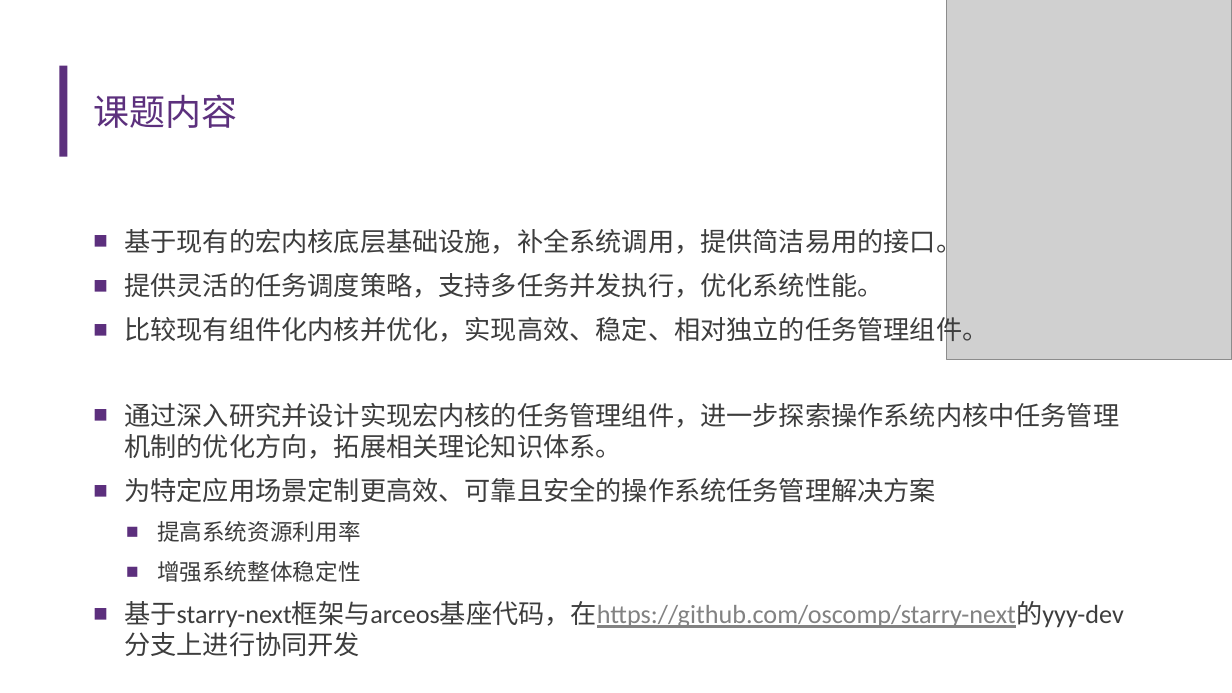
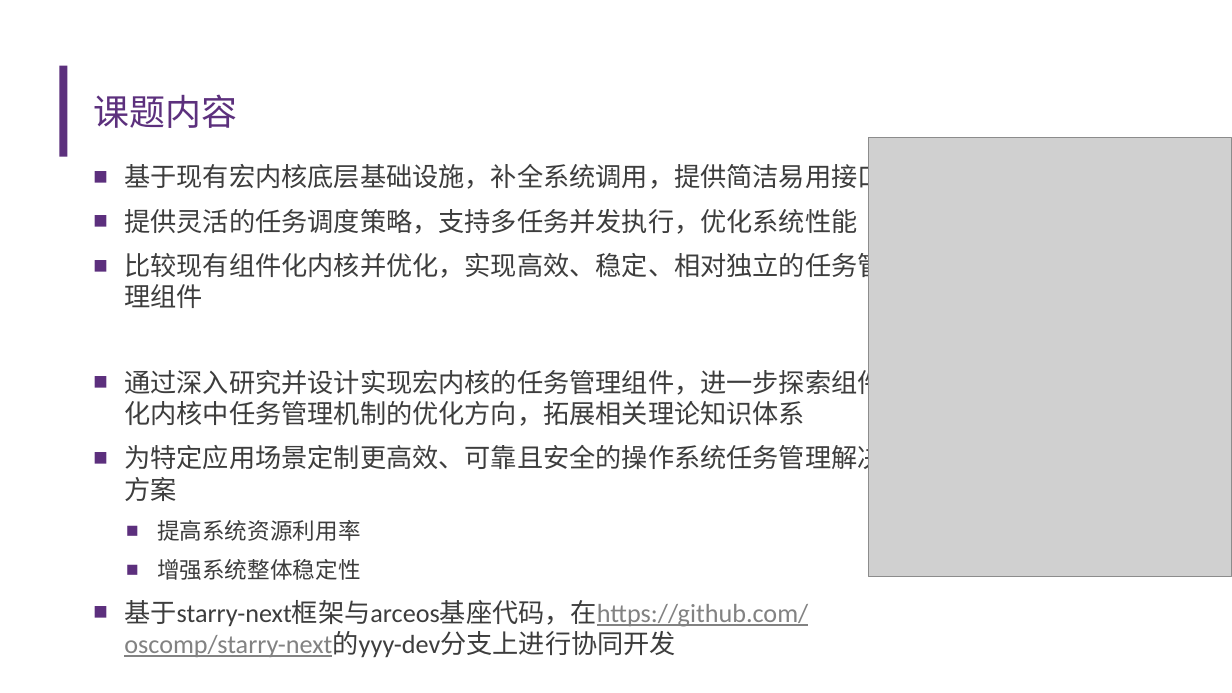
Before and after one commit to y3none/GraduationProjectRecords, a slide deck: slide 3 of docs/汇报ppt/中期汇报-俞颖妍.pptx. Drawn at 1232x693 pixels with LibreOffice and Linux fonts; fonts in the diff are those of the drawing; grey boxes stand for pictures; background and template pictures are left out. Boxes give left, top, right and bottom in pixels: in the first picture for what was removed or moved away, otherwise in the second. Text is boxed around its words. In the diff, an @@ line names an element or a change of style, - is before the commit and + after.

```diff
--- a/docs/汇报ppt/中期汇报-俞颖妍.pptx
+++ b/docs/汇报ppt/中期汇报-俞颖妍.pptx
@@ picture removed at [947, 0, 1232, 360] @@
@@ picture added at [869, 138, 1232, 578] @@
@@ text "基于现有宏内核底层基础设施，补全系统调用，提供简洁易用接口": place and size @@
-text "基于现有宏内核底层基础设施，补全系统调用，提供简洁易用接口" at [124, 224, 1124, 628]
+text "基于现有宏内核底层基础设施，补全系统调用，提供简洁易用接口" at [124, 159, 883, 658]
@@ text at [124, 159, 883, 426]: text changed @@
-■ 基于现有的宏内核底层基础设施，补全系统调用，提供简洁易用的接口。
-■ 提供灵活的任务调度策略，支持多任务并发执行，优化系统性能。
-■ 比较现有组件化内核并优化，实现高效、稳定、相对独立的任务管理组件。
-■ 通过深入研究并设计实现宏内核的任务管理组件，进一步探索操作系统内核中任务管理机制的优化方向，拓展相关理论知识体系。
+■ 基于现有宏内核底层基础设施，补全系统调用，提供简洁易用接口
+■ 提供灵活的任务调度策略，支持多任务并发执行，优化系统性能
+■ 比较现有组件化内核并优化，实现高效、稳定、相对独立的任务管理组件
+■ 通过深入研究并设计实现宏内核的任务管理组件，进一步探索组件化内核中任务管理机制的优化方向，拓展相关理论知识体系
@@ text at [124, 600, 808, 658]: spaces changed @@
-■ 基于starry-next框架与arceos基座代码，在https://github.com/oscomp/starry-next的yyy-dev 分支上进行协同开发
+■ 基于starry-next框架与arceos基座代码，在https://github.com/oscomp/starry-next的yyy-dev分支上进行协同开发
```
Also in this commit, not shown: 2 other slides changed, 3 other files.
